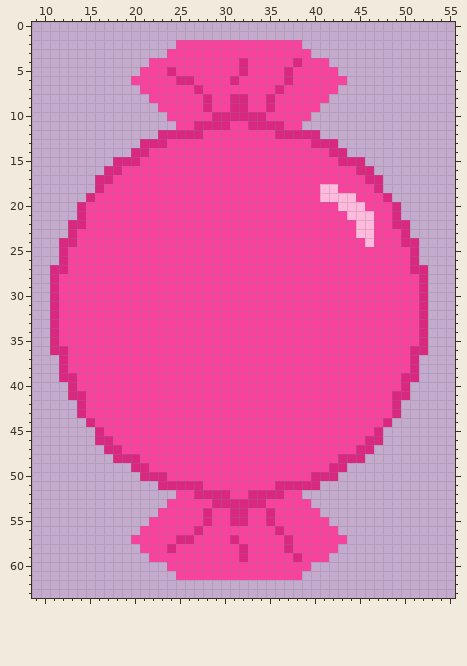
A pixel-art file gets an edit: Texture/PlanetCandy.aseprite. Above, as it was before the edit.
64x64 pixels, 1 frame. Shown: x 9..55, y 0..63.
The same view after the edit:
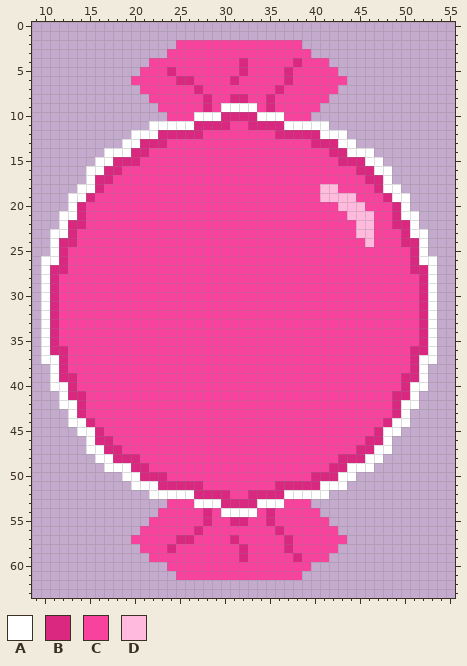
Palette (. is transparent): A #ffffff  B #da2881  C #f9429e  D #ffbadd
Diff:
--- layer "corps"
@@ x 9..55 @@
  8 .............CCCCCCBCCBBCCBCCCCCC..............
- 9 ..............CCCCCBCCBBCCBCCCCC...............
-10 ...............CCCCCBBBBBBCCCCC................
-11 ................CCBBBBCCBBBBCC.................
-12 ..............BBBBBCCCCCCCCBBBBB...............
-13 ............BBBCCCCCCCCCCCCCCCCBBB.............
-14 ...........BBCCCCCCCCCCCCCCCCCCCCBB............
-15 .........BBBCCCCCCCCCCCCCCCCCCCCCCBBB..........
-16 ........BBCCCCCCCCCCCCCCCCCCCCCCCCCCBB.........
-17 .......BBCCCCCCCCCCCCCCCCCCCCCCCCCCCCBB........
-18 .......BCCCCCCCCCCCCCCCCCCCCCCCCDDCCCCB........
-19 ......BCCCCCCCCCCCCCCCCCCCCCCCCCDDDDCCCB.......
-20 .....BCCCCCCCCCCCCCCCCCCCCCCCCCCCCDDDCCCB......
-21 .....BCCCCCCCCCCCCCCCCCCCCCCCCCCCCCDDDCCB......
-22 ....BBCCCCCCCCCCCCCCCCCCCCCCCCCCCCCCDDCCBB.....
-23 ....BCCCCCCCCCCCCCCCCCCCCCCCCCCCCCCCDDCCCB.....
-24 ...BBCCCCCCCCCCCCCCCCCCCCCCCCCCCCCCCCDCCCBB....
-25 ...BCCCCCCCCCCCCCCCCCCCCCCCCCCCCCCCCCCCCCCB....
-26 ...BCCCCCCCCCCCCCCCCCCCCCCCCCCCCCCCCCCCCCCB....
-27 ..BBCCCCCCCCCCCCCCCCCCCCCCCCCCCCCCCCCCCCCCBB...
-28 ..BCCCCCCCCCCCCCCCCCCCCCCCCCCCCCCCCCCCCCCCCB...
-29 ..BCCCCCCCCCCCCCCCCCCCCCCCCCCCCCCCCCCCCCCCCB...
-30 ..BCCCCCCCCCCCCCCCCCCCCCCCCCCCCCCCCCCCCCCCCB...
-31 ..BCCCCCCCCCCCCCCCCCCCCCCCCCCCCCCCCCCCCCCCCB...
-32 ..BCCCCCCCCCCCCCCCCCCCCCCCCCCCCCCCCCCCCCCCCB...
-33 ..BCCCCCCCCCCCCCCCCCCCCCCCCCCCCCCCCCCCCCCCCB...
-34 ..BCCCCCCCCCCCCCCCCCCCCCCCCCCCCCCCCCCCCCCCCB...
-35 ..BCCCCCCCCCCCCCCCCCCCCCCCCCCCCCCCCCCCCCCCCB...
-36 ..BBCCCCCCCCCCCCCCCCCCCCCCCCCCCCCCCCCCCCCCBB...
-37 ...BCCCCCCCCCCCCCCCCCCCCCCCCCCCCCCCCCCCCCCB....
-38 ...BCCCCCCCCCCCCCCCCCCCCCCCCCCCCCCCCCCCCCCB....
-39 ...BBCCCCCCCCCCCCCCCCCCCCCCCCCCCCCCCCCCCCBB....
-40 ....BCCCCCCCCCCCCCCCCCCCCCCCCCCCCCCCCCCCCB.....
-41 ....BBCCCCCCCCCCCCCCCCCCCCCCCCCCCCCCCCCCBB.....
-42 .....BCCCCCCCCCCCCCCCCCCCCCCCCCCCCCCCCCCB......
-43 .....BCCCCCCCCCCCCCCCCCCCCCCCCCCCCCCCCCCB......
-44 ......BCCCCCCCCCCCCCCCCCCCCCCCCCCCCCCCCB.......
-45 .......BCCCCCCCCCCCCCCCCCCCCCCCCCCCCCCB........
-46 .......BBCCCCCCCCCCCCCCCCCCCCCCCCCCCCBB........
-47 ........BBCCCCCCCCCCCCCCCCCCCCCCCCCCBB.........
-48 .........BBBCCCCCCCCCCCCCCCCCCCCCCBBB..........
-49 ...........BBCCCCCCCCCCCCCCCCCCCCBB............
-50 ............BBBCCCCCCCCCCCCCCCCBBB.............
-51 ..............BBBBBCCCCCCCCBBBBB...............
-52 ................CCBBBBCCBBBBCC.................
-53 ...............CCCCCBBBBBBCCCCC................
-54 ..............CCCCCBCCBBCCBCCCCC...............
+ 9 ..............CCCCCBCAAAACBCCCCC...............
+10 ...............CCCAAABBBBAAACCC................
+11 .............AAAAABBBBCCBBBBAAAAA..............
+12 ...........AAABBBBBCCCCCCCCBBBBBAAA............
+13 ..........AABBBCCCCCCCCCCCCCCCCBBBAA...........
+14 ........AAABBCCCCCCCCCCCCCCCCCCCCBBAAA.........
+15 .......AABBBCCCCCCCCCCCCCCCCCCCCCCBBBAA........
+16 ......AABBCCCCCCCCCCCCCCCCCCCCCCCCCCBBAA.......
+17 ......ABBCCCCCCCCCCCCCCCCCCCCCCCCCCCCBBA.......
+18 .....AABCCCCCCCCCCCCCCCCCCCCCCCCDDCCCCBAA......
+19 ....AABCCCCCCCCCCCCCCCCCCCCCCCCCDDDDCCCBAA.....
+20 ....ABCCCCCCCCCCCCCCCCCCCCCCCCCCCCDDDCCCBA.....
+21 ...AABCCCCCCCCCCCCCCCCCCCCCCCCCCCCCDDDCCBAA....
+22 ...ABBCCCCCCCCCCCCCCCCCCCCCCCCCCCCCCDDCCBBA....
+23 ..AABCCCCCCCCCCCCCCCCCCCCCCCCCCCCCCCDDCCCBAA...
+24 ..ABBCCCCCCCCCCCCCCCCCCCCCCCCCCCCCCCCDCCCBBA...
+25 ..ABCCCCCCCCCCCCCCCCCCCCCCCCCCCCCCCCCCCCCCBA...
+26 .AABCCCCCCCCCCCCCCCCCCCCCCCCCCCCCCCCCCCCCCBAA..
+27 .ABBCCCCCCCCCCCCCCCCCCCCCCCCCCCCCCCCCCCCCCBBA..
+28 .ABCCCCCCCCCCCCCCCCCCCCCCCCCCCCCCCCCCCCCCCCBA..
+29 .ABCCCCCCCCCCCCCCCCCCCCCCCCCCCCCCCCCCCCCCCCBA..
+30 .ABCCCCCCCCCCCCCCCCCCCCCCCCCCCCCCCCCCCCCCCCBA..
+31 .ABCCCCCCCCCCCCCCCCCCCCCCCCCCCCCCCCCCCCCCCCBA..
+32 .ABCCCCCCCCCCCCCCCCCCCCCCCCCCCCCCCCCCCCCCCCBA..
+33 .ABCCCCCCCCCCCCCCCCCCCCCCCCCCCCCCCCCCCCCCCCBA..
+34 .ABCCCCCCCCCCCCCCCCCCCCCCCCCCCCCCCCCCCCCCCCBA..
+35 .ABCCCCCCCCCCCCCCCCCCCCCCCCCCCCCCCCCCCCCCCCBA..
+36 .ABBCCCCCCCCCCCCCCCCCCCCCCCCCCCCCCCCCCCCCCBBA..
+37 .AABCCCCCCCCCCCCCCCCCCCCCCCCCCCCCCCCCCCCCCBAA..
+38 ..ABCCCCCCCCCCCCCCCCCCCCCCCCCCCCCCCCCCCCCCBA...
+39 ..ABBCCCCCCCCCCCCCCCCCCCCCCCCCCCCCCCCCCCCBBA...
+40 ..AABCCCCCCCCCCCCCCCCCCCCCCCCCCCCCCCCCCCCBAA...
+41 ...ABBCCCCCCCCCCCCCCCCCCCCCCCCCCCCCCCCCCBBA....
+42 ...AABCCCCCCCCCCCCCCCCCCCCCCCCCCCCCCCCCCBAA....
+43 ....ABCCCCCCCCCCCCCCCCCCCCCCCCCCCCCCCCCCBA.....
+44 ....AABCCCCCCCCCCCCCCCCCCCCCCCCCCCCCCCCBAA.....
+45 .....AABCCCCCCCCCCCCCCCCCCCCCCCCCCCCCCBAA......
+46 ......ABBCCCCCCCCCCCCCCCCCCCCCCCCCCCCBBA.......
+47 ......AABBCCCCCCCCCCCCCCCCCCCCCCCCCCBBAA.......
+48 .......AABBBCCCCCCCCCCCCCCCCCCCCCCBBBAA........
+49 ........AAABBCCCCCCCCCCCCCCCCCCCCBBAAA.........
+50 ..........AABBBCCCCCCCCCCCCCCCCBBBAA...........
+51 ...........AAABBBBBCCCCCCCCBBBBBAAA............
+52 .............AAAAABBBBCCBBBBAAAAA..............
+53 ...............CCCAAABBBBAAACCC................
+54 ..............CCCCCBCAAAACBCCCCC...............
 55 .............CCCCCCBCCBBCCBCCCCCC..............
Changed places in both pictures, as pixel boxes (x1, y1, x2, y2):
changed: (41, 103, 437, 517)
